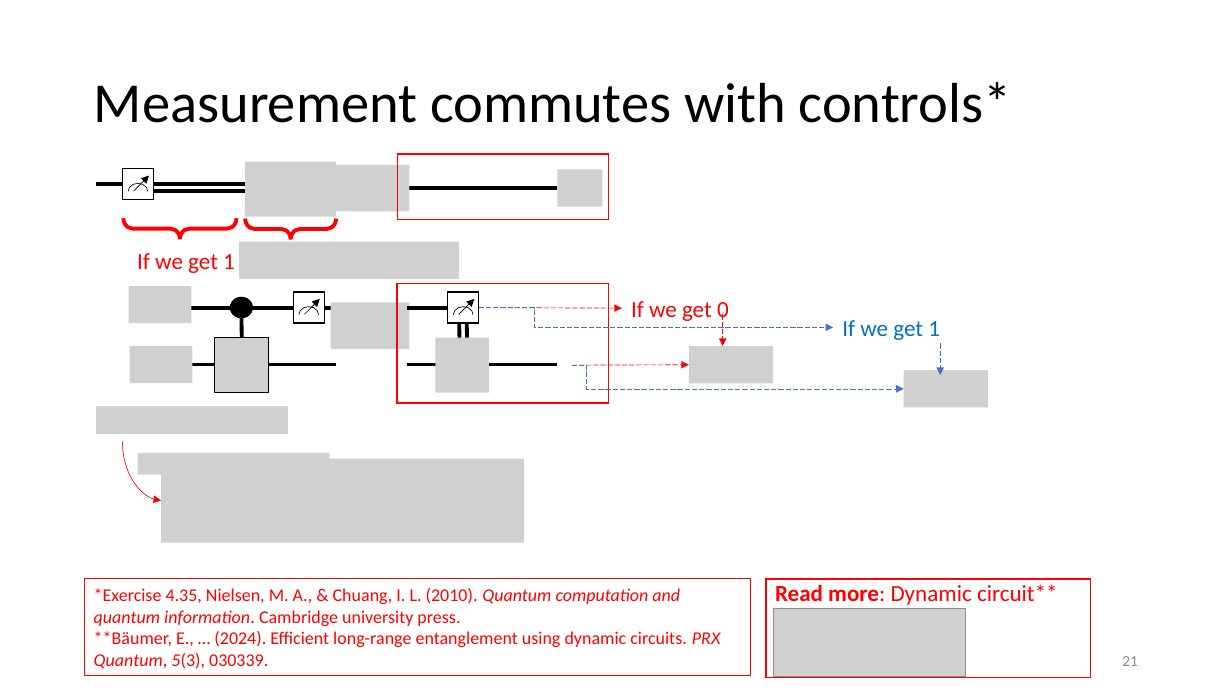
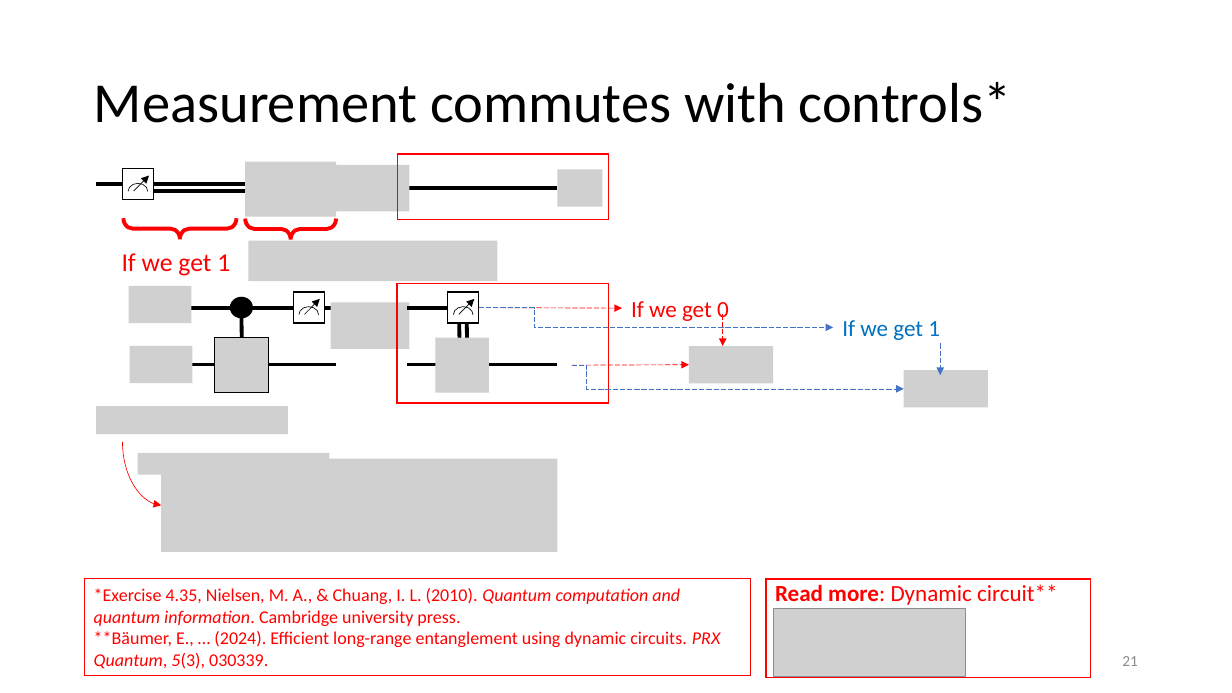
Before and after one commit to vutuanhai237/CourseMaterialsUIT, a slide deck: slide 21 of SExxx-Programming for quantum computer/UPTschool/Qubit and Circuit.pptx. Drawn at 1232x693 pixels with LibreOffice and Linux fonts; fonts in the diff are those of the drawing; grey boxes stand for pictures. Boxes give left, top, right and bottom in pixels: in the first picture for what was removed or moved away, otherwise in the second. Text is boxed around its words. In the diff, an @@ line names an element or a change of style, - is before the commit and + after.

Commit message:
Add slide

```diff
--- a/SExxx-Programming for quantum computer/UPTschool/Qubit and Circuit.pptx
+++ b/SExxx-Programming for quantum computer/UPTschool/Qubit and Circuit.pptx
@@ text "If we get 1": place and size @@
-text "If we get 1" at bbox=[137, 253, 235, 273]
+text "If we get 1" at bbox=[122, 253, 230, 276]
@@ text "If we get 1" at bbox=[122, 253, 230, 276]: size 18 to 20 pt @@
@@ picture: place and size @@
-picture at bbox=[239, 242, 459, 279]
+picture at bbox=[249, 240, 498, 281]
@@ curved arrow moved from (123, 442) - (161, 501) to (123, 442) - (161, 506) @@
@@ picture: place and size @@
-picture at bbox=[161, 458, 524, 543]
+picture at bbox=[161, 458, 557, 552]
```
Also in this commit, not shown: 9 other slides changed, 26 other files.
